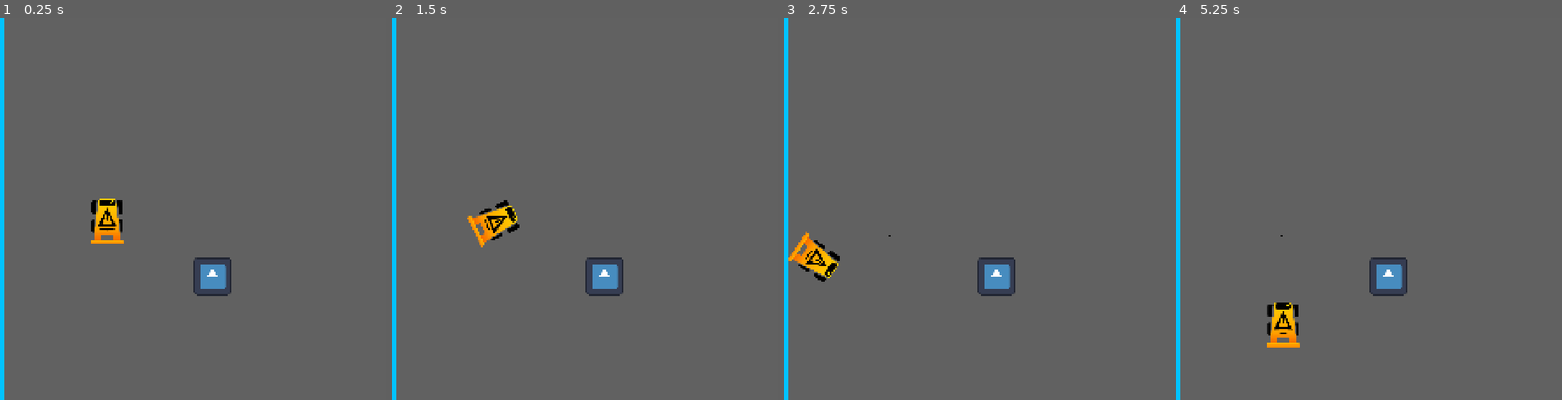
Above: before the commit, frames 1-4 (left to right).
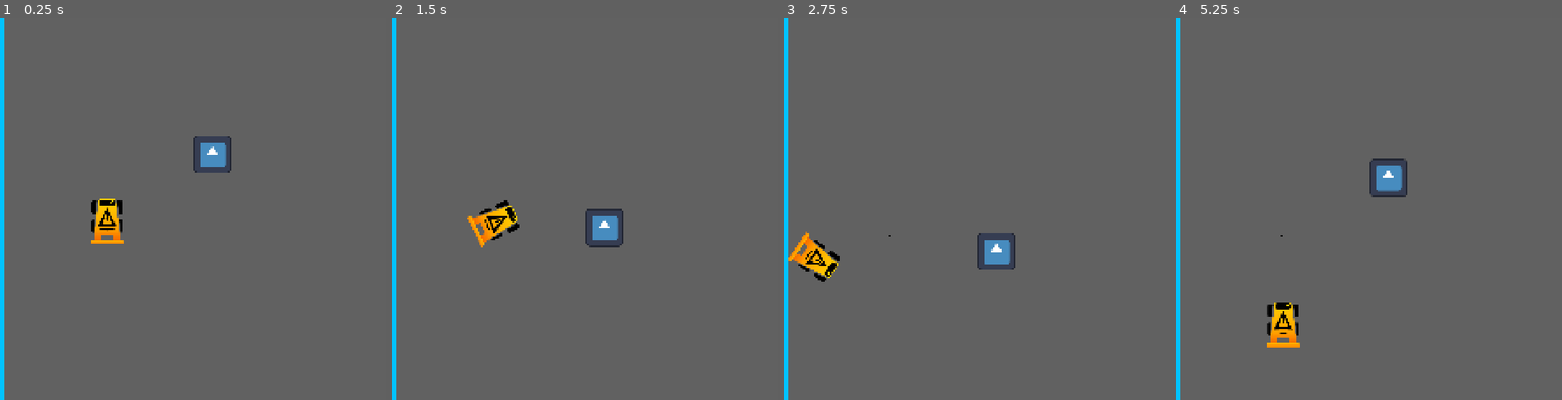
Above: after the commit, the same moments.

Repository: Breadstone58/WriteOfWay
Game: Godot game, scene res://Scenes/Levels/level_0.tscn
The game is run twice, just before and just after one commit, with the same random seed, the same clock (stepped at 60 frames per second) and the same inputs. The engine's default icon, where the game draws it, is replaced by a stand-in: a white triangle on a blue panel in a dark square.
Inputs:
- Up to frame 1 (0.25 s): no input
- Up to frame 2 (1.5 s): hold D (turn_right) 0.53-1.28 s; tap Space (oil) at 0.6, 1.35 s; hold S (backward) from 1.28 s (still down)
- Up to frame 3 (2.75 s): release S (backward) at 2.03 s; hold D (turn_right) from 2.03 s (still down); tap Space (oil) at 2.1 s
- Up to frame 4 (5.25 s): release D (turn_right) at 2.78 s; hold W (forward) 2.78-3.53 s; tap Space (oil) every 0.75 s from 2.85 to 5.1 s; hold A (turn_left) 3.53-5.03 s; hold S (backward) from 5.03 s (still down)

The runs differ from the first frame. In frame 1, 1.9% of the frame differs, in the area x 50-60%, y 30-73%; in frame 2, 2.0%; in frame 3, 1.5%; in frame 4, 2.0%, in the area x 50-60%, y 36-73%.

Commit message:
Pedestrian now moves

Diff:
--- a/Scenes/Levels/level_0.tscn
+++ b/Scenes/Levels/level_0.tscn
@@ -6,6 +6,44 @@
 [sub_resource type="WorldBoundaryShape2D" id="WorldBoundaryShape2D_q3bbs"]
 
 [sub_resource type="WorldBoundaryShape2D" id="WorldBoundaryShape2D_4xhwt"]
+
+[sub_resource type="Animation" id="Animation_2iktx"]
+resource_name = "Move"
+length = 4.6
+loop_mode = 1
+tracks/0/type = "value"
+tracks/0/imported = false
+tracks/0/enabled = true
+tracks/0/path = NodePath(".:position")
+tracks/0/interp = 1
+tracks/0/loop_wrap = true
+tracks/0/keys = {
+"times": PackedFloat32Array(2.3333333, 4.6),
+"transitions": PackedFloat32Array(1, 1),
+"update": 0,
+"values": [Vector2(1356, 877), Vector2(1356, 413)]
+}
+
+[sub_resource type="Animation" id="Animation_ic72l"]
+length = 0.001
+tracks/0/type = "value"
+tracks/0/imported = false
+tracks/0/enabled = true
+tracks/0/path = NodePath(".:position")
+tracks/0/interp = 1
+tracks/0/loop_wrap = true
+tracks/0/keys = {
+"times": PackedFloat32Array(0),
+"transitions": PackedFloat32Array(1),
+"update": 0,
+"values": [Vector2(1356, 877)]
+}
+
+[sub_resource type="AnimationLibrary" id="AnimationLibrary_r74qd"]
+_data = {
+&"Move": SubResource("Animation_2iktx"),
+&"RESET": SubResource("Animation_ic72l")
+}
 
 [node name="Level0" type="Node2D" unique_id=2136935647]
 
@@ -55,3 +93,7 @@
 
 [node name="Pedestrian" parent="." unique_id=1425713004 instance=ExtResource("2_2iktx")]
 position = Vector2(1356, 877)
+
+[node name="AnimationPlayer" type="AnimationPlayer" parent="Pedestrian" unique_id=913902090]
+libraries/ = SubResource("AnimationLibrary_r74qd")
+autoplay = &"Move"
Not shown: 1 places in Scenes/pedestrian.tscn that only renumber resources
